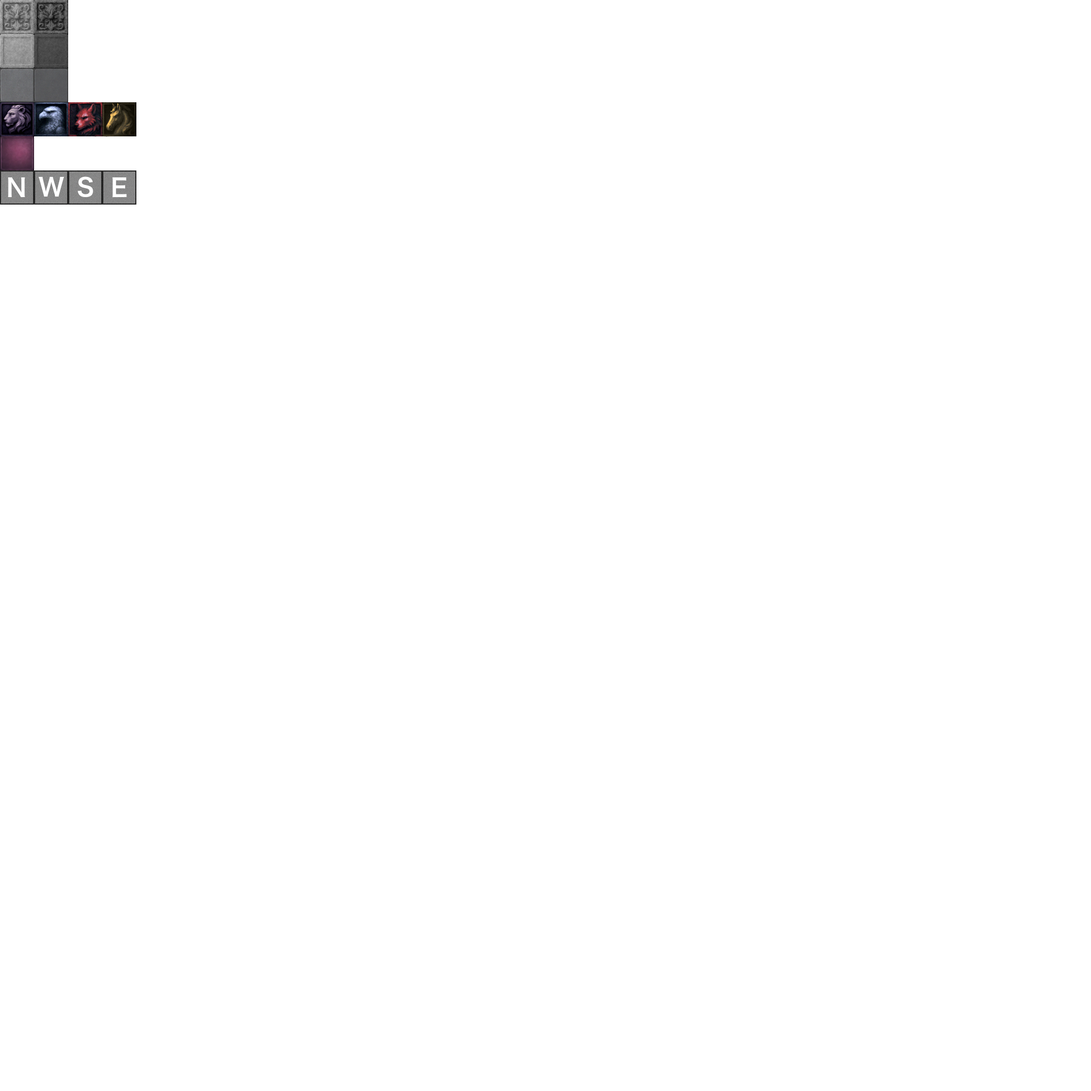
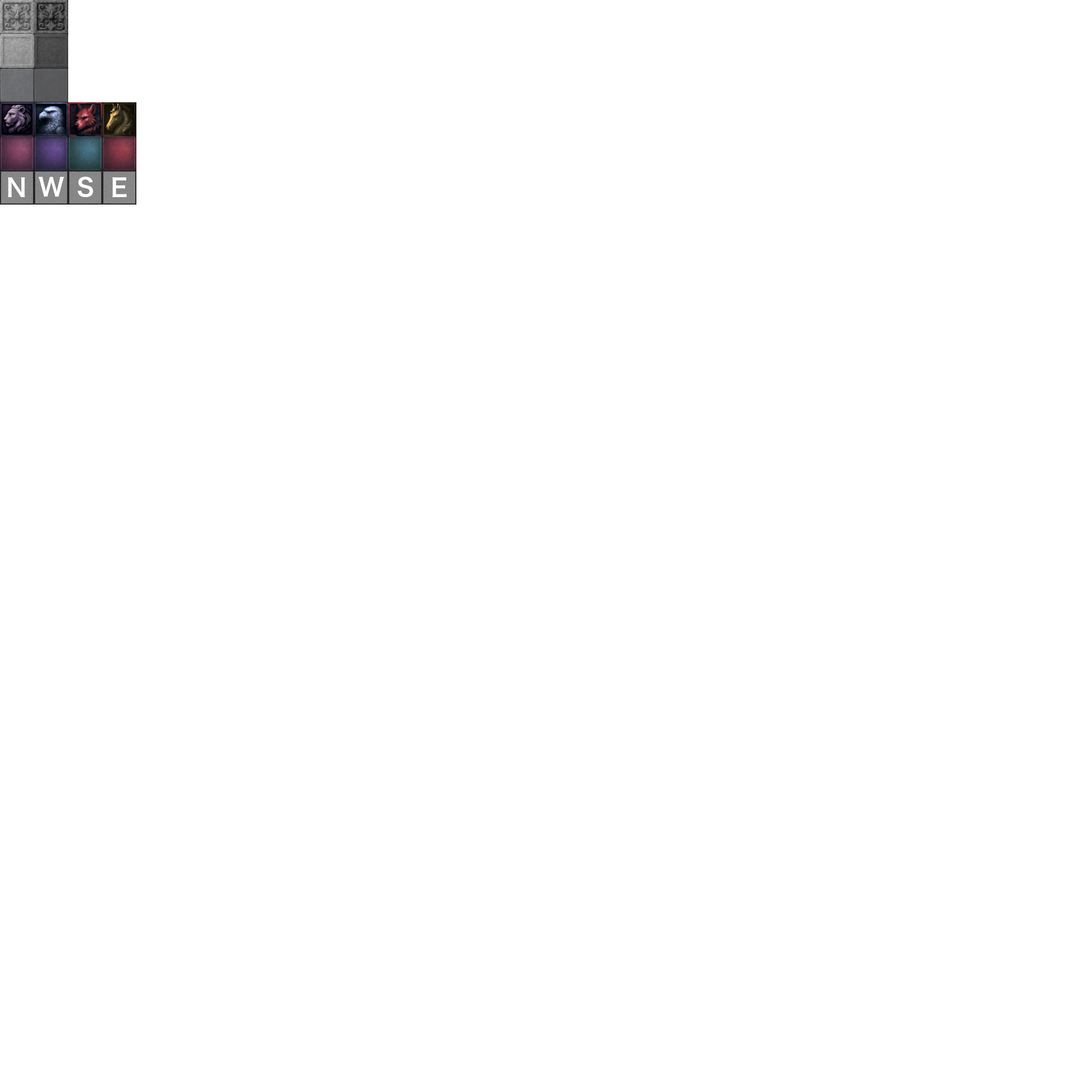
Revision of a layered 1091px x 1091px image; what changed, layer by layer:
painted on "Layer" over [34, 136, 137, 171]
